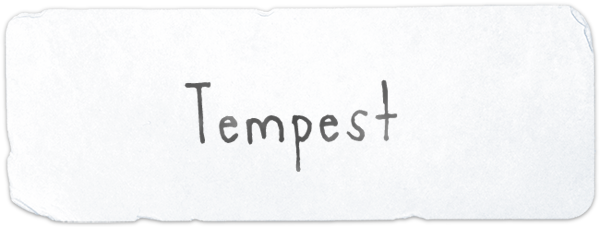
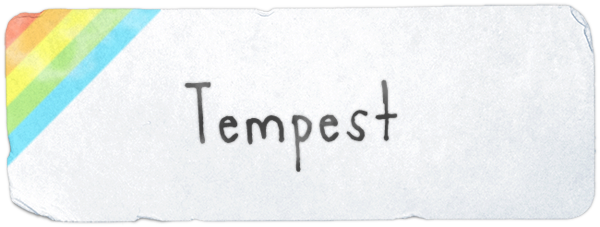
Before/after of a w=600, h=227 layered artwork. What changed in the layer stack:
added layer "Layer 5" (divide, 40%) above "Layer 3 copy" over (4, 4, 596, 223)
added layer "Layer 3 copy" (linear burn, 90%) above "Layer 3" over (4, 8, 162, 170)
hid "Tempest copy" over (184, 79, 397, 173)
added layer "Layer 6" (divide, 31%) above "Tempest" over (4, 4, 592, 223)
added layer "Tempest copy 2" (50%) above "Layer 0" over (181, 77, 400, 175)
painted on "Layer 0" over (4, 4, 596, 223)
added layer "Layer 9" above "Layer 10" over (5, 167, 93, 224)
added layer "Layer 10" above "Layer 11" over (122, 205, 175, 226)
added layer "Layer 11" above "Layer 12" over (386, 212, 434, 222)
added layer "Layer 12" above "Layer 8" over (4, 121, 17, 170)
added layer "Layer 8" (85%) above "Layer 2" over (2, 3, 599, 226)
hid "Layer 2", opacity 46% → 40% over (1, 3, 599, 227)
